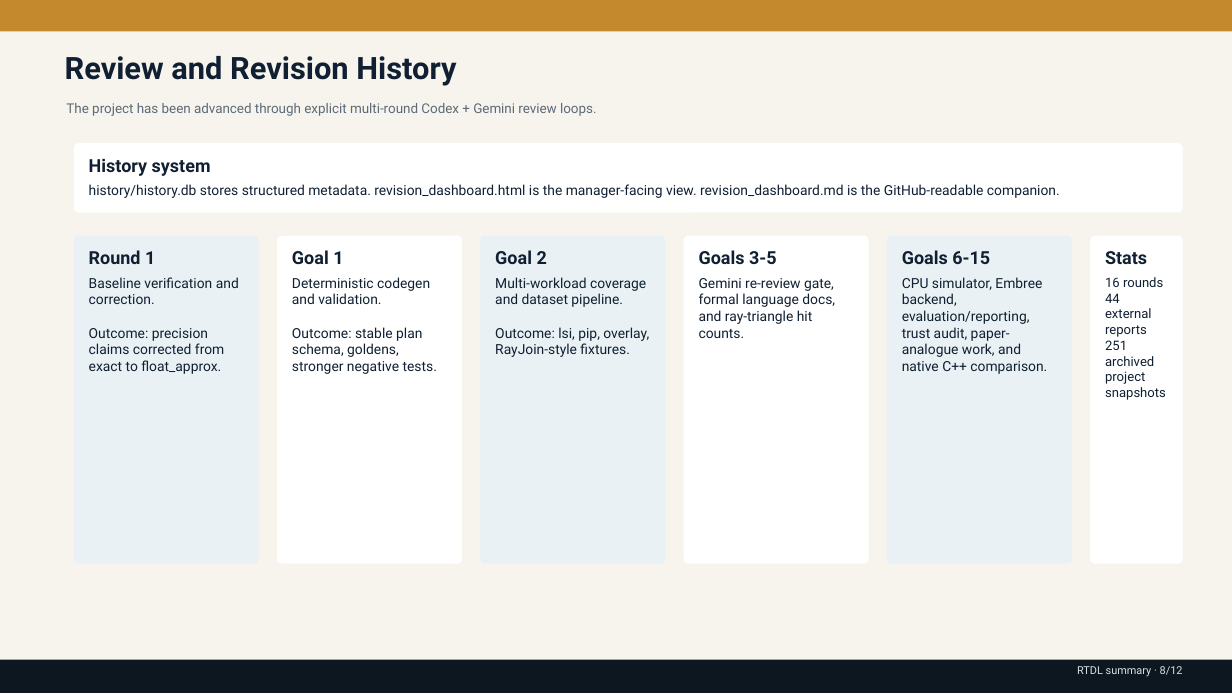
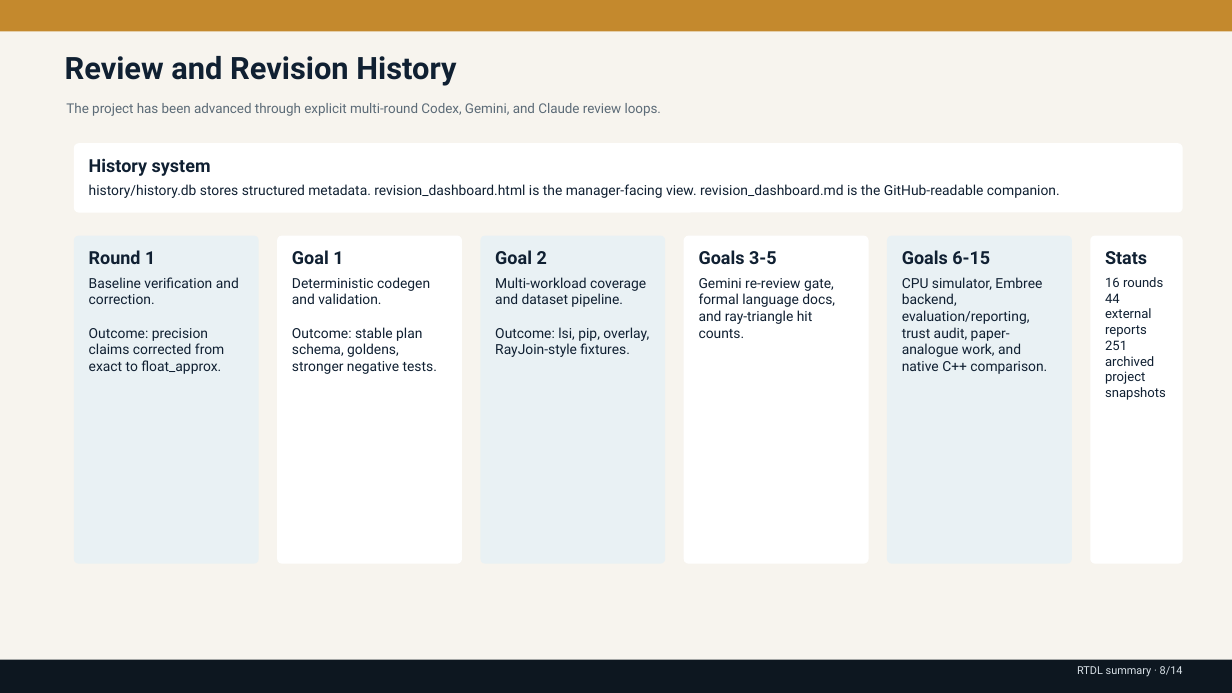
Before and after one commit to rubaolee/rtdl, a slide deck: slide 8 of rtdl_status_summary.pptx. Drawn at 1232x693 pixels with LibreOffice and Linux fonts; fonts in the diff are those of the drawing. Boxes give left, top, right and bottom in pixels: in the first picture for what was removed or moved away, otherwise in the second. Text is boxed around its words. In the diff, an @@ line names an element or a change of style, - is before the commit and + after.

```diff
--- a/rtdl_status_summary.pptx
+++ b/rtdl_status_summary.pptx
@@ text at (66,103,661,116): text changed @@
-The project has been advanced through explicit multi-round Codex + Gemini review loops.
+The project has been advanced through explicit multi-round Codex, Gemini, and Claude review loops.
@@ text at (1077,666,1183,677): text changed @@
-RTDL summary · 8/12
+RTDL summary · 8/14
```
Also in this commit, not shown: 11 other slides changed, 2 slides added, 3 other files.
